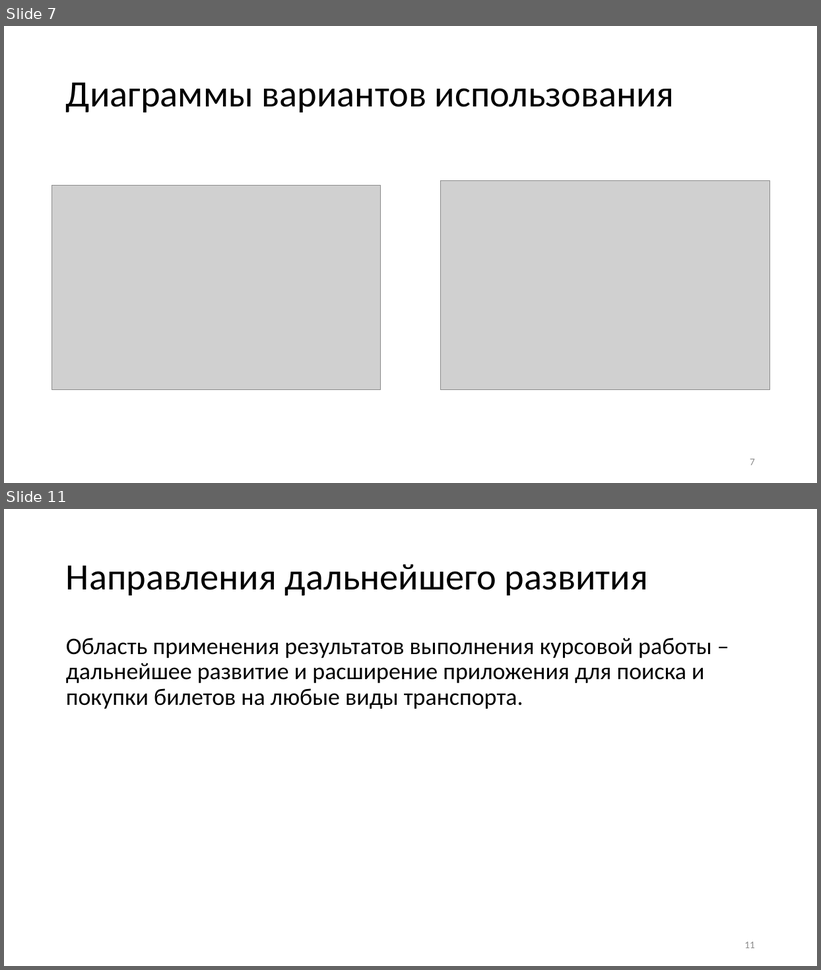
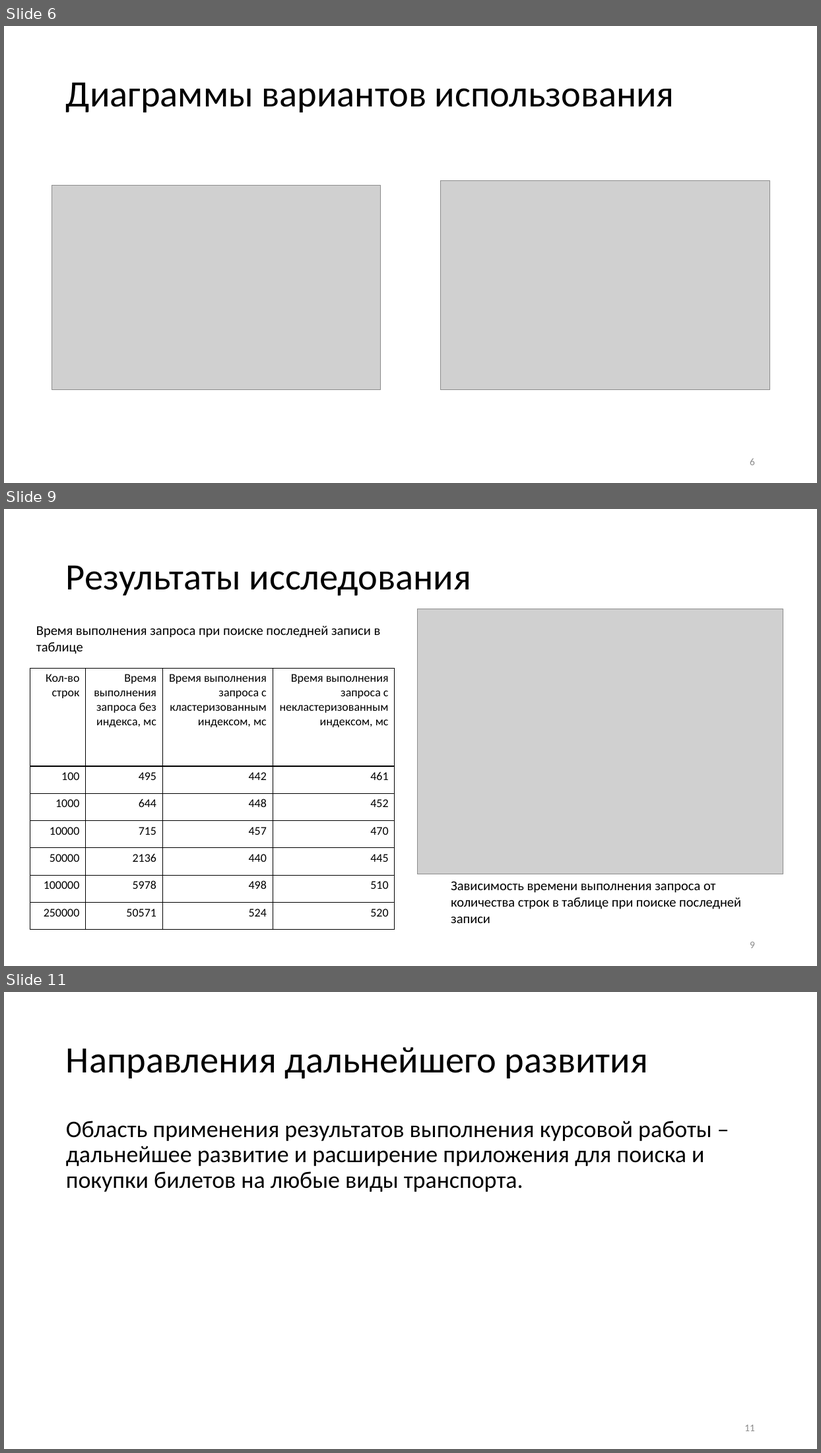
Before and after one commit to marchenko-vs/ics7-db-cp, a slide deck: presentation.pptx. Shown one above the other, each under a label of ours: slides 7 and 11 before the commit, slides 6, 9 and 11 after it; the slides between them are not shown. The pictures are 821x970 and 821x1453 pixels, drawn with LibreOffice and Linux fonts; fonts in the diff are those of the drawing; grey boxes stand for pictures. Boxes give left, top, right and bottom in pixels: in the first picture for what was removed or moved away, otherwise in the second. Text is boxed around its words. In the diff, an @@ line names an element or a change of style, - is before the commit and + after.

```diff
--- a/presentation.pptx
+++ b/presentation.pptx
@@ slide 9 added at (4, 509, 817, 966), background #FFFFFF @@
@@ title added at (66, 565, 471, 596), 44 pt, text #000000 @@
+Результаты исследования
@@ text added at (36, 626, 381, 654), 16 pt, text #000000 @@
+Время выполнения запроса при поиске последней записи в таблице
@@ picture added at (418, 609, 783, 875) @@
@@ table added at (30, 668, 395, 930), 7 rows, 4 columns @@
+Кол-во строк | Время выполнения запроса без индекса, мс | Время выполнения запроса с кластеризованным индексом, мс | Время выполнения запроса с некластеризованным индексом, мс
+100 | 495 | 442 | 461
+1000 | 644 | 448 | 452
+10000 | 715 | 457 | 470
+50000 | 2136 | 440 | 445
+100000 | 5978 | 498 | 510
+250000 | 50571 | 524 | 520
@@ text added at (451, 881, 741, 923), 16 pt, text #000000 @@
+Зависимость времени выполнения запроса от количества строк в таблице при поиске последней записи
@@ page number added at (750, 942, 755, 949), 12 pt, text #8C8C8C @@
+9
@@ what was slide 7 is now slide 6 @@
@@ page number at (750, 458, 755, 466): text changed @@
-7
+6
```
Also in this commit, not shown: 6 slides changed, 1 other slide added, 2 slides removed, 35 other files.
